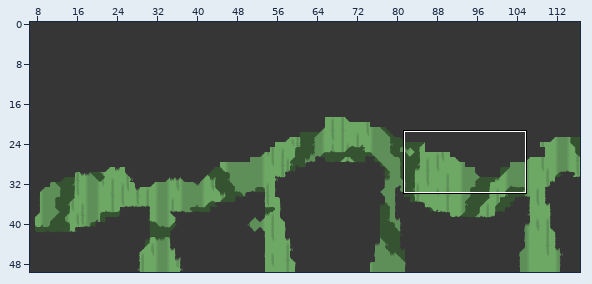
Tiled map, stored at Game/maps/TiledMap_2.tmx. The first picture is a wide view before the edit; the outline marks the close-up.
Close-up. Earlier state:
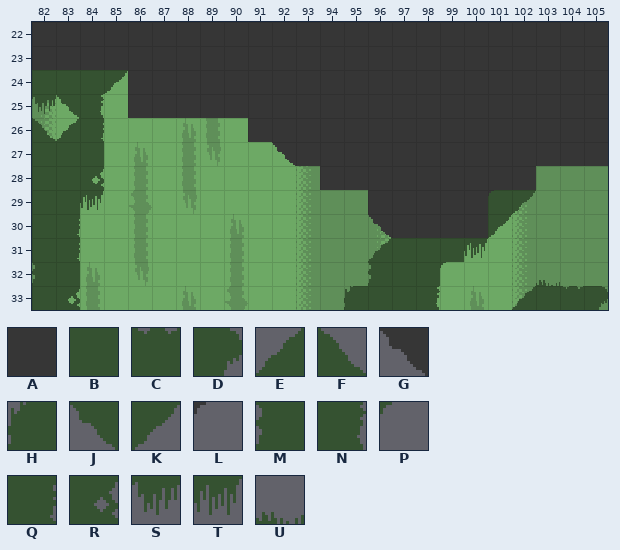
Cells are 16x16 px. Shown: x 82..105, y 22..33. The commit also changed other parts of the map, which this record leaves out.
Key: from "1a Capa": A 0, B 4, C 6, D 13, E 14, F 15, G 18, H 20, J 22, K 23, L 26, M 28, N 29, P 30, Q 37, R 45, S 52, T 53, U 54.
_ is an empty cell, # one hidden under a higher layer.
Layers that did not change in this view are not listed.
Layer "2nd Layer" before, first column x 82:
22 #_______________________
23 ##______________________
24 BBBK____________________
25 SJN_____________________
26 FEQ_____________________
27 BBB_____________________
28 BBR____________##_##____
29 BBT____________##__BK___
30 BQ_____________##__K____
31 BQ____________EBBBT_____
32 MB____________MBBP___U__
33 BR___________HBBN___EBCD
Layer "1st Layer" before, first column x 82:
22 AAAAAAAAAAAAAAAAAAAAAAAA
23 AAAAAAAAAAAAAAAAAAAAAAAA
24 ____AAAAAAAAAAAAAAAAAAAA
25 ____AAAAAAAAAAAAAAAAAAAA
26 _________AAAAAAAAAAAAAAA
27 __________GAAAAAAAAAAAAA
28 ____________AAAAAAAAA___
29 ______________AAAAAL____
30 ______________GAAAA_____
31 ________________________
32 ________________________
33 ________________________
Once edited:
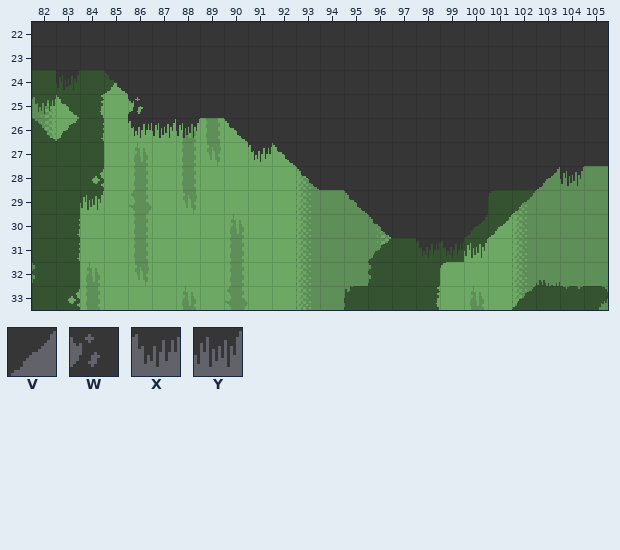
Further tiles: from "1a Capa": V 19, W 40, X 48, Y 49.
Changes in this commit:
Layer "2nd Layer":
Tile B now appears in row 30 at x 100.
Layer "1st Layer":
Tile G now appears in row 24 at x 85; in row 26 at x 90; in row 28 at x 93; in row 29 at x 95.
The author changed tile A to tile V in row 30 at x 100.
Tile V now appears in row 28 at x 103.
The author changed tile A to tile W in row 25 at x 86.
Tile X now appears in row 26 at x 86; in row 27 at x 91; in row 31 at x 98 to 99.
Tile Y now appears in row 24 at x 83; in row 26 at x 87 to 88; in row 28 at x 104.
